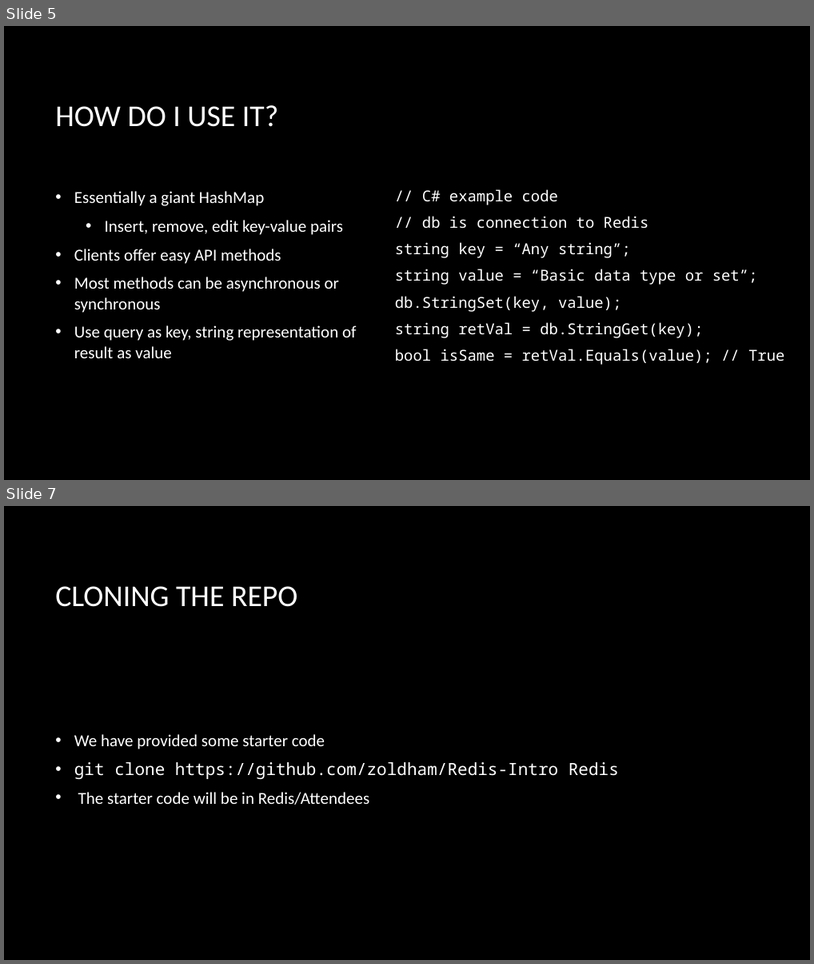
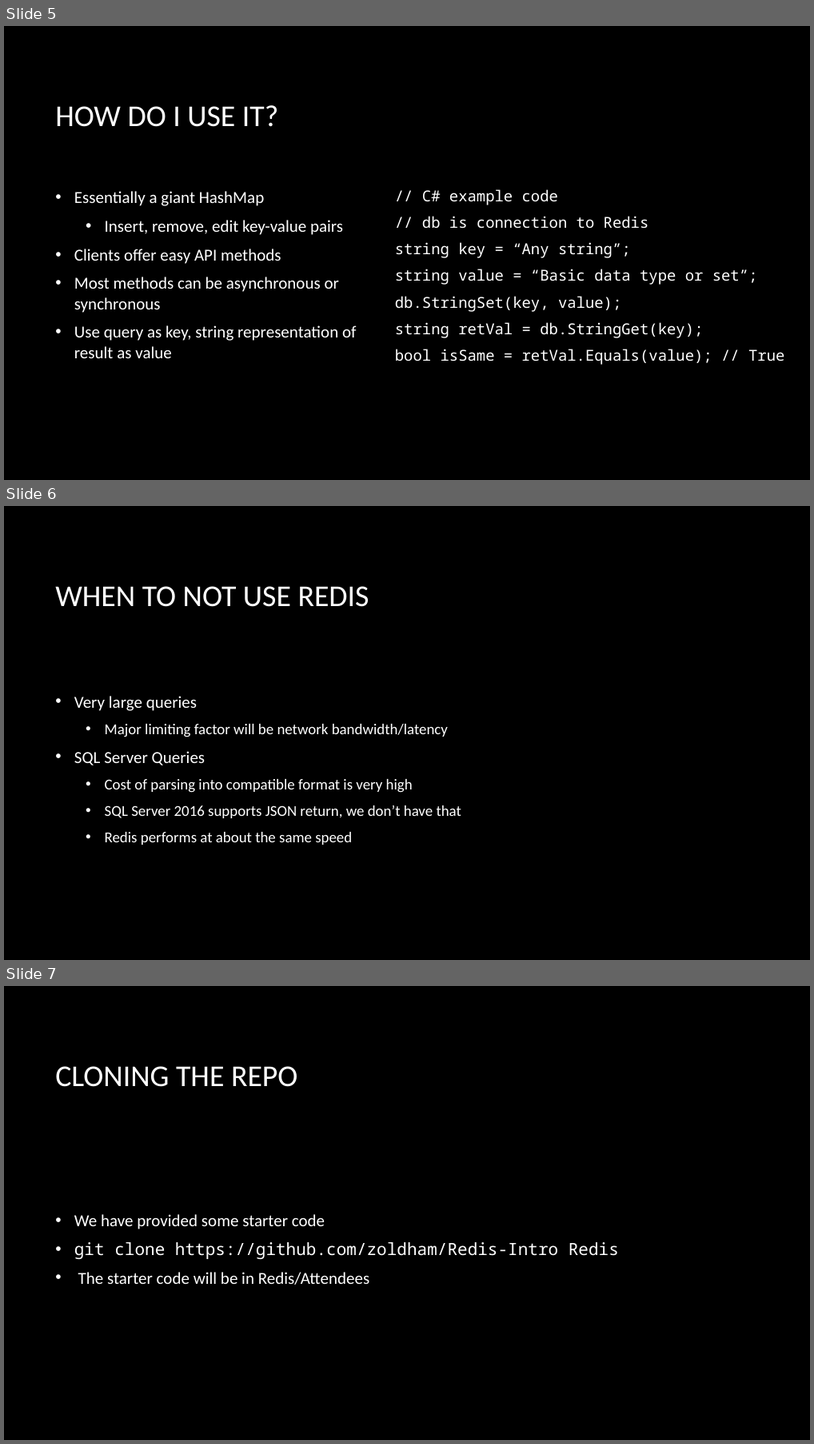
Before and after one commit to zoldham/Redis-Intro, a slide deck: Presenters/Presentation.pptx. Shown one above the other, each under a label of ours: slides 5 and 7 before the commit, slides 5, 6 and 7 after it; the slides between them are not shown. The pictures are 814x964 and 814x1444 pixels, drawn with LibreOffice and Linux fonts; fonts in the diff are those of the drawing; background and template pictures are left out. Boxes give left, top, right and bottom in pixels: in the first picture for what was removed or moved away, otherwise in the second. Text is boxed around its words. In the diff, an @@ line names an element or a change of style, - is before the commit and + after.

```diff
--- a/Presenters/Presentation.pptx
+++ b/Presenters/Presentation.pptx
@@ slide 6 added at box(4, 506, 810, 960), background picture (left out) @@
@@ title added at box(55, 586, 370, 607), 36 pt, text #FFFFFF @@
+WHEN TO NOT USE REDIS
@@ text added at box(74, 696, 462, 844), 18 pt, text #FFFFFF @@
+• Very large queries
+  • Major limiting factor will be network bandwidth/latency
+• SQL Server Queries
+  • Cost of parsing into compatible format is very high
+  • SQL Server 2016 supports JSON return, we don’t have that
+  • Redis performs at about the same speed
```
Also in this commit, not shown: 2 slides changed, 1 slide removed.
